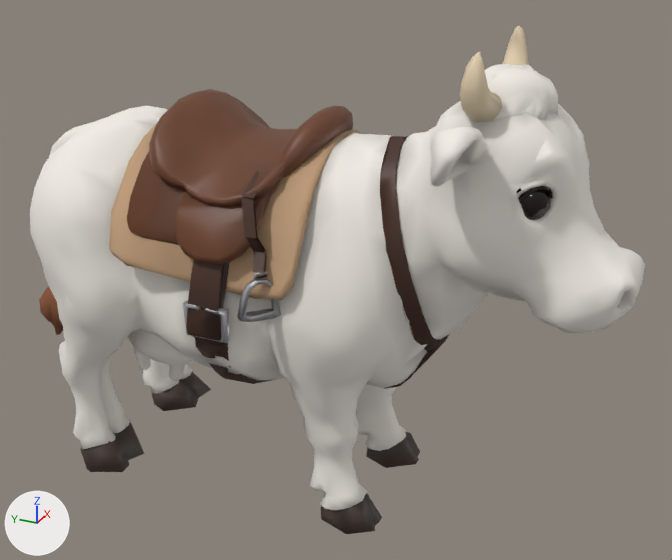
A saved change to the glTF model assets/models/animal_part/cow/HOOFBEAT_Cow_Mobile_Far.glb.
One viewpoint serves both versions: a camera (50 mm lens) standing at (-3.71, -1.98, 2.99) and looking at (0.06, -0.28, 1.11). The lights are fixed; the arrows at lower left show +X, +Y and +Z. The first picture is the older version. Vertices at exactly the same position are counted once.

In view in the first picture: 'CowBody', 'CowHooves', 'CowHorns', 'CowTuft', 'Eyes', 'Saddle', 'SaddlePad', 'StirrupLeathers', 'Stirrups', 'Straps' and 1 more.
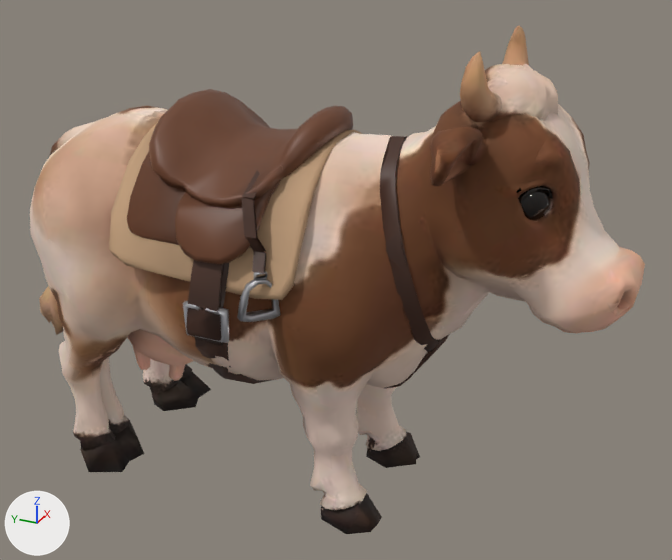
Where the change shows, as pixel boxes [x1, y1, x2, y2] in the pictures (672 x 560 px; the box of a moved part takes in the faces that stretch with it):
'CowBody', surface changed (grey to beige)
    both: [30, 64, 645, 510]
'CowHooves', surface changed, reshaped
    both: [80, 372, 420, 534]
'CowHorns', surface changed, recoloured (beige to brown)
    both: [460, 26, 529, 122]
'CowTuft', surface changed, reshaped (lighter)
    both: [39, 286, 63, 335]
part 1 of me_cowbody, moved or reshaped (mostly hidden)
    before: [524, 64, 544, 81]
    after: [523, 64, 544, 81]
part 2 of me_cowbody, recoloured (white to beige)
    both: [77, 108, 449, 391]
part 3 of me_cowhooves, moved or reshaped
    both: [320, 495, 382, 534]
part 4 of me_cowhooves, cut back
    both: [80, 422, 144, 472]
part 5 of me_cowhooves, moved or reshaped
    before: [405, 433, 420, 463]
    after: [394, 432, 420, 463]
part 6 of me_cowhooves, deleted
    before: [184, 372, 211, 397]
part 7 of me_cowhooves, recoloured
    both: [81, 375, 416, 533]
part 8 of me_cowtuft, moved or reshaped
    both: [39, 286, 63, 335]
part 9 of me_cowtuft, recoloured
    both: [49, 290, 57, 334]

Edits to the bpy script that builds the scene:
```text
Add img_skin:
    img_skin = load_image('skin', '_unpacked/skin', 512, 512, 'sRGB')
Change mat_cow_hide:
    where n2 = _N.new('ShaderNodeMix'); n2.name = 'Mix'
    remove n2.inputs[7].default_value = (0.896, 0.855, 0.791, 1.0)  # 'B', white #f3eee6
    add n4 = _N.new('ShaderNodeTexImage'); n4.name = 'Image Texture'
    add n4.image = img_skin
    where n3 = _N.new('ShaderNodeVertexColor'); n3.name = 'Color Attribute'
    remove _L.new(n3.outputs[0], n2.inputs[6])  # 'Color' to 'A'
    add _L.new(n3.outputs[0], n2.inputs[7])  # 'Color' to 'B'
    add _L.new(n4.outputs[0], n2.inputs[6])  # 'Color' to 'A'
Change me_cowbody:
    used by ob_cowbody; location = (0.0, 0.0, 0.0)
    remove me_cowbody.from_pydata(...)  # 2342 vertices, 4454 faces; spans x -0.62..0.62, y -1.69..1.42, z 0.06..2.23
    add me_cowbody.from_pydata(...)  # 2338 vertices, 4454 faces; spans x -0.62..0.62, y -1.69..1.42, z 0.06..2.23
    me_cowbody part 1: 11 vertices removed from x 0.02..0.31, y -1.33..-0.82, z 1.62..2.23; 10 vertices added at x 0.02..0.3, y -1.33..-0.82, z 1.6..2.23
    me_cowbody part 2: 556 kept faces spanning x -0.6..0.61, y -1.33..0.82, z 0.49..2.23 get new vertex colours
    other edits to the shape of me_cowbody do not show in these pictures
Change me_cowhooves:
    used by ob_cowhooves; location = (0.0, 0.0, 0.0)
    remove me_cowhooves.from_pydata(...)  # 128 vertices, 173 faces; spans x -0.53..0.53, y -0.67..1.01, z 0.0..0.15
    add me_cowhooves.from_pydata(...)  # 119 vertices, 174 faces; spans x -0.53..0.53, y -0.67..1.01, z 0.0..0.15
    me_cowhooves part 3: 2 vertices moved within x -0.31..-0.3, y -0.65..-0.56, z 0.01; 9 vertices removed from x -0.38..-0.21, y -0.67..-0.38, z 0.0..0.14; 8 vertices added at x -0.38..-0.26, y -0.66..-0.38, z 0.0..0.12
    me_cowhooves part 4: 1 vertex moved from x -0.17, y 0.9, z 0.13 to x -0.17, y 0.89, z 0.14; 10 vertices removed from x -0.53..-0.19, y 0.74..0.99, z 0.01..0.15; 4 vertices added at x -0.53..-0.24, y 0.76..0.99, z 0.01..0.15
    me_cowhooves part 5: 7 vertices removed from x 0.28..0.36, y -0.66..-0.43, z 0.01..0.02; 7 vertices added at x 0.28..0.33, y -0.66..-0.44, z 0.01..0.05
    me_cowhooves part 6: 2 vertices removed from x 0.37..0.49, y 0.82..0.96, z 0.11..0.13
    me_cowhooves part 7: 84 faces spanning x -0.48..0.53, y -0.67..1.01, z 0.0..0.15 switch from mat_cow_hoof to mat_cow_hide
Change me_cowhorns:
    where me_cowhorns.from_pydata(...)  # 101 vertices, 173 faces; spans x -0.357..0.37, y -1.103..-0.951, z 2.03..2.331
    remove me_cowhorns.materials.append(mat_cow_horn)
    add me_cowhorns.materials.append(mat_cow_hide)
Change me_cowtuft:
    used by ob_cowtuft; location = (0.0, 0.0, 0.0)
    remove me_cowtuft.from_pydata(...)  # 76 vertices, 139 faces; spans x -0.108..0.118, y 1.294..1.509, z 0.457..0.847
    add me_cowtuft.from_pydata(...)  # 73 vertices, 138 faces; spans x -0.108..0.118, y 1.294..1.509, z 0.458..0.847
    me_cowtuft part 8
    23 vertices are removed from x -0.098..0.056, y 1.309..1.509, z 0.457..0.847
    79 faces are deleted
    2 vertices move from x -0.067..-0.066, y 1.437..1.458, z 0.59..0.602 to x -0.068..-0.06, y 1.437..1.473, z 0.591..0.623
    20 vertices are added at x -0.1..0.036, y 1.315..1.509, z 0.458..0.845
    78 new faces join them
    me_cowtuft part 9: 60 faces spanning x -0.094..0.118, y 1.294..1.5, z 0.464..0.847 switch from mat_cow_tuft to mat_cow_hide
```
